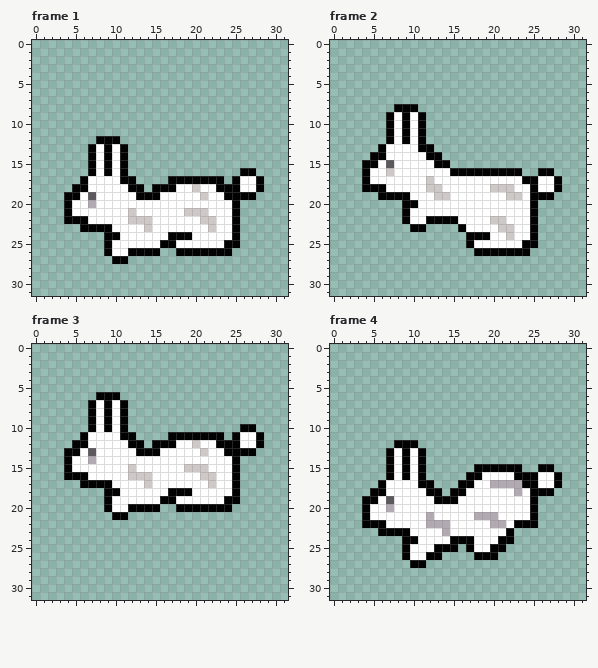
Edited in one commit: animated GIF sprite (res/img/meadow/animation_rabbit.gif). That is the earlier state.
The file is 32x32 pixels, 5 frames. Colours within 5 levels of each other are drawn and written as one. Shown: frame 1, frame 2, frame 3, frame 4. The commit also changed other frames, which this record leaves out.
The result:
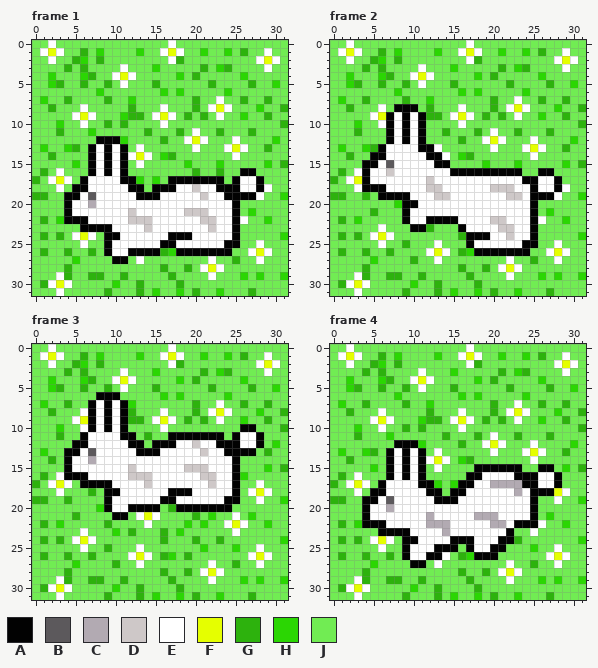
Palette (. is transparent): A #020202  B #5c595c  C #b2aab2  D #cec8c8  E #ffffff  F #e5ff00  G #2db20d  H #2bd603  J #71ec53
Message: correction de certaines animation et ajout + correction du suivi.md
From old to new:
Changed rows in their new state; - is an unchanged pixel.
Frame 1:
first column x 0:
 0 JJEJJJJJJJJJJJJJJEJJJJJJJJJJJJJJ
 1 JEFEJJGJHJJJJHJJEFEJJHJJHJGJJEJJ
 2 JJEJJGHJGJJJJJJJJEGJJJJJJJJJEFEJ
 3 JJJJGJGJJJJEJJJHJJJJJGJHGJJJJEJJ
 4 JJHJJJHGJJEFEJJJJJHJGJJJJJHJJJJJ
 5 JJHGJJGJJGJEJJJGJJJJJJGJJJJGJJHJ
 6 JJJJJJJJHJJJJJJJHJHJJJJJHJJJJJJJ
 7 JHJJGJJJJGJJHJJJJJJJGJJEJJGJJGJJ
 8 JJGJJJEJJJJJGJJJEJJJGJEFEJJJHJJG
 9 JJJJJEFEJJJHGGJEFEJGJGJEJJHJJGJJ
10 JJJHJJEJJGJGJJJJEJJJJJJJJJJJJJJG
11 JJJGJJJHJJJJJJGJJJGJEJJGJJJGJJJJ
12 JJJJJJJJ---HJJJJGJJEFEJJJEJJJJHJ
13 JHJJHGJ-----JEJJJJJJEJJJEFEJJGJJ
14 JJGJJJJ-----EFEJHGJJJJJJJEJJJJJJ
15 JJJJJHJ-----JEJJJJJHJJJHJJJJJHJG
16 JGJEJJJ-----JJJJJJJJGJJGJJ--JJJJ
17 GJEFEJ-------HJHJ-------J----JJJ
18 JJJEJ---------J--------------EJJ
19 GGJJ------------------------EJJH
20 JJJJ----------------------JJJJJJ
21 JJJJ----------------------JHJJJJ
22 JGJH----------------------EJJHJJ
23 JJJJJJ--------------------JJJJJJ
24 JGJGJEFEJ-----------------JJJJJH
25 JJJJJJEJJ-----------------JJEJJJ
26 JGJJGJJGJ-------GH-------JJEFEJJ
27 JJJJJHJJJJ--JEJJJJJJJJEJJGJJEJJJ
28 JJJJGJJJJJJJJJJJGJJGJEFEJJJJJJJJ
29 JJJEGJJGGJJGJJJJJGJJJJEJJJHJHJJH
30 JGEFEJJJJJHJJGJJJJGJJJJJJJJJJJJJ
31 JJJEJJJJJGJJJGJHJJHJGJJHJJJGJJJJ
Frame 2:
first column x 0:
 0 JJEJJJJJJJJJJJJJJEJJJJJJJJJJJJJJ
 1 JEFEJJGJHJJJJHJJEFEJJHJJHJGJJEJJ
 2 JJEJJGHJGJJJJJJJJEGJJJJJJJJJEFEJ
 3 JJJJGJGJJJJEJJJHJJJJJGJHGJJJJEJJ
 4 JJHJJJHGJJEFEJJJJJHJGJJJJJHJJJJJ
 5 JJHGJJGJJGJEJJJGJJJJJJGJJJJGJJHJ
 6 JJJJJJJJHJJJJJJJHJHJJJJJHJJJJJJJ
 7 JHJJGJJJJGJJHJJJJJJJGJJEJJGJJGJJ
 8 JJGJJJEJ---JGJJJEJJJGJEFEJJJHJJG
 9 JJJJJEF-----GGJEFEJGJGJEJJHJJGJJ
10 JJJHJJE-----JJJJEJJJJJJJJJJJJJJG
11 JJJGJJJ-----JJGJJJGJEJJGJJJGJJJJ
12 JJJJJJJ-----JJJJGJJEFEJJJEJJJJHJ
13 JHJJHG-------EJJJJJJEJJJEFEJJGJJ
14 JJGJJ---------EJHGJJJJJJJEJJJJJJ
15 JJJJ-----------JJJJHJJJHJJJJJHJG
16 JGJE--------------------JJ--JJJJ
17 GJEF-------------------------JJJ
18 JJJE-------------------------EJJ
19 GGJJGJ----------------------EJJH
20 JJJJJJJJH-----------------JJJJJJ
21 JJJJJGJJJ-----------------JHJJJJ
22 JGJHJJJJJ-----------------EJJHJJ
23 JJJJJJEJJJ--GJJJ----------JJJJJJ
24 JGJGJEFEJJJJJJJJG---------JJJJJH
25 JJJJJJEJJGJJJEJJJ---------JJEJJJ
26 JGJJGJJGJJJJEFEJGH-------JJEFEJJ
27 JJJJJHJJJJGJJEJJJJJJJJEJJGJJEJJJ
28 JJJJGJJJJJJJJJJJGJJGJEFEJJJJJJJJ
29 JJJEGJJGGJJGJJJJJGJJJJEJJJHJHJJH
30 JGEFEJJJJJHJJGJJJJGJJJJJJJJJJJJJ
31 JJJEJJJJJGJJJGJHJJHJGJJHJJJGJJJJ
Frame 3:
first column x 0:
 0 JJEJJJJJJJJJJJJJJEJJJJJJJJJJJJJJ
 1 JEFEJJGJHJJJJHJJEFEJJHJJHJGJJEJJ
 2 JJEJJGHJGJJJJJJJJEGJJJJJJJJJEFEJ
 3 JJJJGJGJJJJEJJJHJJJJJGJHGJJJJEJJ
 4 JJHJJJHGJJEFEJJJJJHJGJJJJJHJJJJJ
 5 JJHGJJGJJGJEJJJGJJJJJJGJJJJGJJHJ
 6 JJJJJJJJ---JJJJJHJHJJJJJHJJJJJJJ
 7 JHJJGJJ-----HJJJJJJJGJJEJJGJJGJJ
 8 JJGJJJE-----GJJJEJJJGJEFEJJJHJJG
 9 JJJJJEF-----GGJEFEJGJGJEJJHJJGJJ
10 JJJHJJE-----JJJJEJJJJJJJJJ--JJJG
11 JJJGJJ-------JGJJ-------J----JJJ
12 JJJJJ---------J--------------JHJ
13 JHJJ------------------------JGJJ
14 JJGJ----------------------JJJJJJ
15 JJJJ----------------------JJJHJG
16 JGJE----------------------HJJJJJ
17 GJEFEJ--------------------JJEJJJ
18 JJJEJJJGJ-----------------JEFEJJ
19 GGJJGJJJJ-----------------JJEJJH
20 JJJJJJJJH-------JG-------JJJJJJJ
21 JJJJJGJJJJ--JEFEJJJJGJHJJEJHJJJJ
22 JGJHJJJJJGJJJJEJJJJHJHJJEFEJJHJJ
23 JJJJJJEJJJHJGJJJGJHJJJJJJEJJJJJJ
24 JGJGJEFEJJJJJJJJGJJJGJJGJJJJJJJH
25 JJJJJJEJJGJJJEJJJJJJJHJJJHJJEJJJ
26 JGJJGJJGJJJJEFEJGHJGJJJJJJJEFEJJ
27 JJJJJHJJJJGJJEJJJJJJJJEJJGJJEJJJ
28 JJJJGJJJJJJJJJJJGJJGJEFEJJJJJJJJ
29 JJJEGJJGGJJGJJJJJGJJJJEJJJHJHJJH
30 JGEFEJJJJJHJJGJJJJGJJJJJJJJJJJJJ
31 JJJEJJJJJGJJJGJHJJHJGJJHJJJGJJJJ
Frame 4:
first column x 0:
 0 JJEJJJJJJJJJJJJJJEJJJJJJJJJJJJJJ
 1 JEFEJJGJHJJJJHJJEFEJJHJJHJGJJEJJ
 2 JJEJJGHJGJJJJJJJJEGJJJJJJJJJEFEJ
 3 JJJJGJGJJJJEJJJHJJJJJGJHGJJJJEJJ
 4 JJHJJJHGJJEFEJJJJJHJGJJJJJHJJJJJ
 5 JJHGJJGJJGJEJJJGJJJJJJGJJJJGJJHJ
 6 JJJJJJJJHJJJJJJJHJHJJJJJHJJJJJJJ
 7 JHJJGJJJJGJJHJJJJJJJGJJEJJGJJGJJ
 8 JJGJJJEJJJJJGJJJEJJJGJEFEJJJHJJG
 9 JJJJJEFEJJJHGGJEFEJGJGJEJJHJJGJJ
10 JJJHJJEJJGJGJJJJEJJJJJJJJJJJJJJG
11 JJJGJJJHJJJJJJGJJJGJEJJGJJJGJJJJ
12 JJJJJJJJ---HJJJJGJJEFEJJJEJJJJHJ
13 JHJJHGJ-----JEJJJJJJEJJJEFEJJGJJ
14 JJGJJJJ-----EFEJHGJJJJJJJEJJJJJJ
15 JJJJJHJ-----JEJJJJ------JJ--JHJG
16 JGJEJJJ-----JJJJJ------------JJJ
17 GJEFEJ-------HJH-------------JJJ
18 JJJEJ---------J-------------FEJJ
19 GGJJ----------------------JJEJJH
20 JJJJ----------------------JJJJJJ
21 JJJJ----------------------JHJJJJ
22 JGJH----------------------EJJHJJ
23 JJJJJJ-----------------JJEJJJJJJ
24 JGJGJEFEJ--------------GJJJJJJJH
25 JJJJJJEJJ-------J-----JJJHJJEJJJ
26 JGJJGJJGJ-----EJGH---JJJJJJEFEJJ
27 JJJJJHJJJJ--JEJJJJJJJJEJJGJJEJJJ
28 JJJJGJJJJJJJJJJJGJJGJEFEJJJJJJJJ
29 JJJEGJJGGJJGJJJJJGJJJJEJJJHJHJJH
30 JGEFEJJJJJHJJGJJJJGJJJJJJJJJJJJJ
31 JJJEJJJJJGJJJGJHJJHJGJJHJJJGJJJJ
